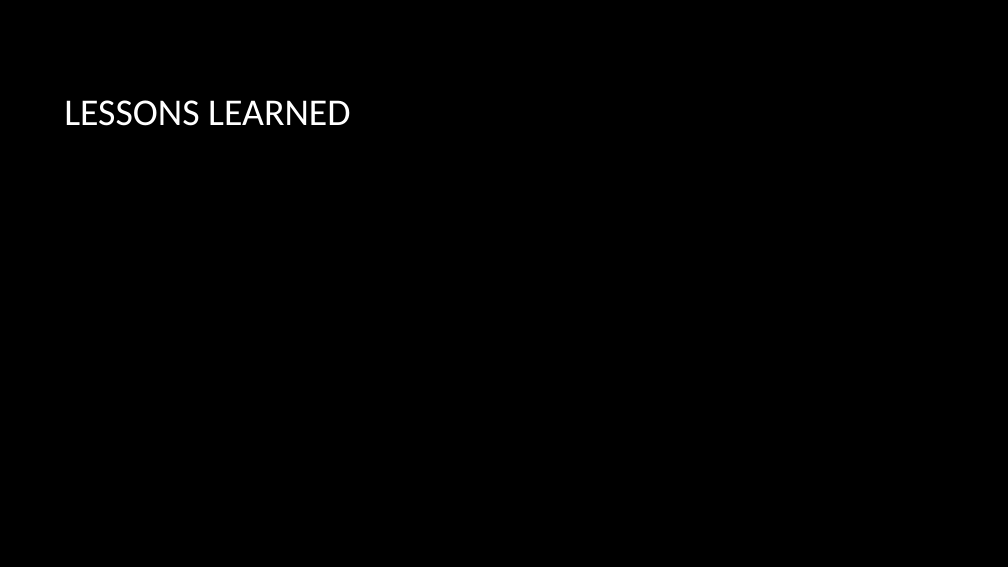
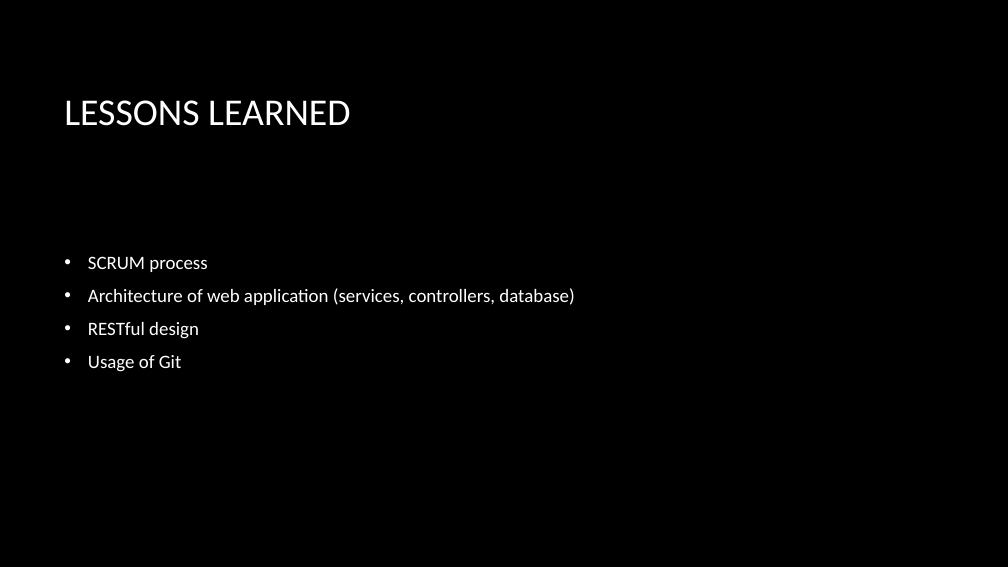
Before and after one commit to AregShahbazian/ProjectTeamZ, a slide deck: slide 9 of docs/final product.pptx. Drawn at 1008x567 pixels with LibreOffice and Linux fonts; fonts in the diff are those of the drawing; background and template pictures are left out. Boxes give left, top, right and bottom in pixels: in the first picture for what was removed or moved away, otherwise in the second. Text is boxed around its words. In the diff, an @@ line names an element or a change of style, - is before the commit and + after.

```diff
--- a/docs/final product.pptx
+++ b/docs/final product.pptx
@@ text added at (x1=88, y1=256, x2=574, y2=372), 18 pt, text #FFFFFF @@
+• SCRUM process
+• Architecture of web application (services, controllers, database)
+• RESTful design
+• Usage of Git
```
Also in this commit, not shown: 3 other slides changed, 1 slide added, 1 slide removed, 1 other file.
